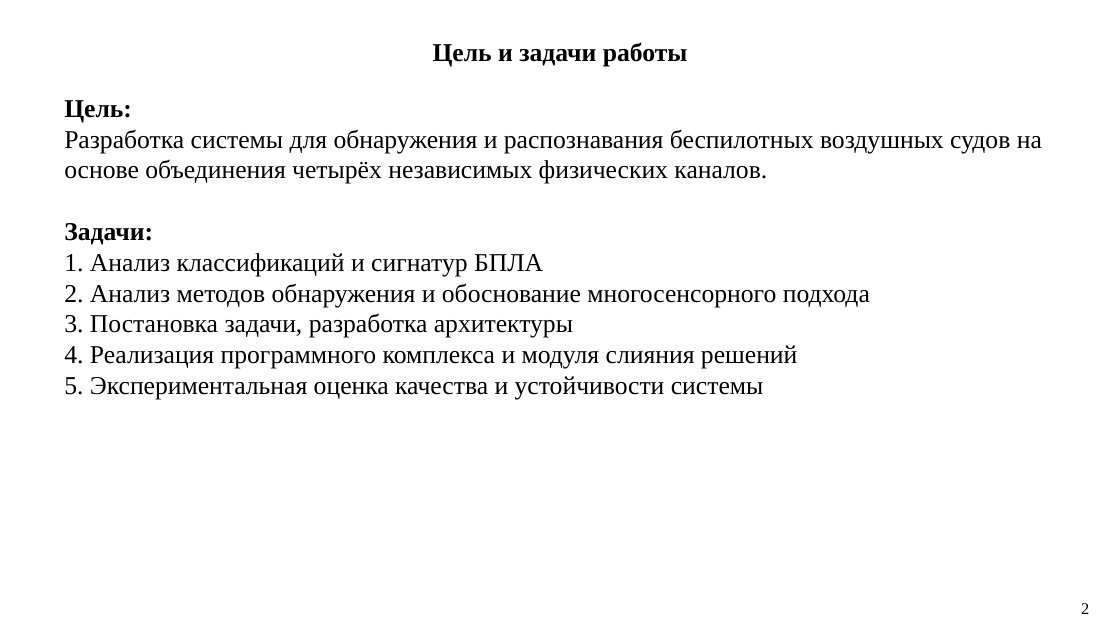
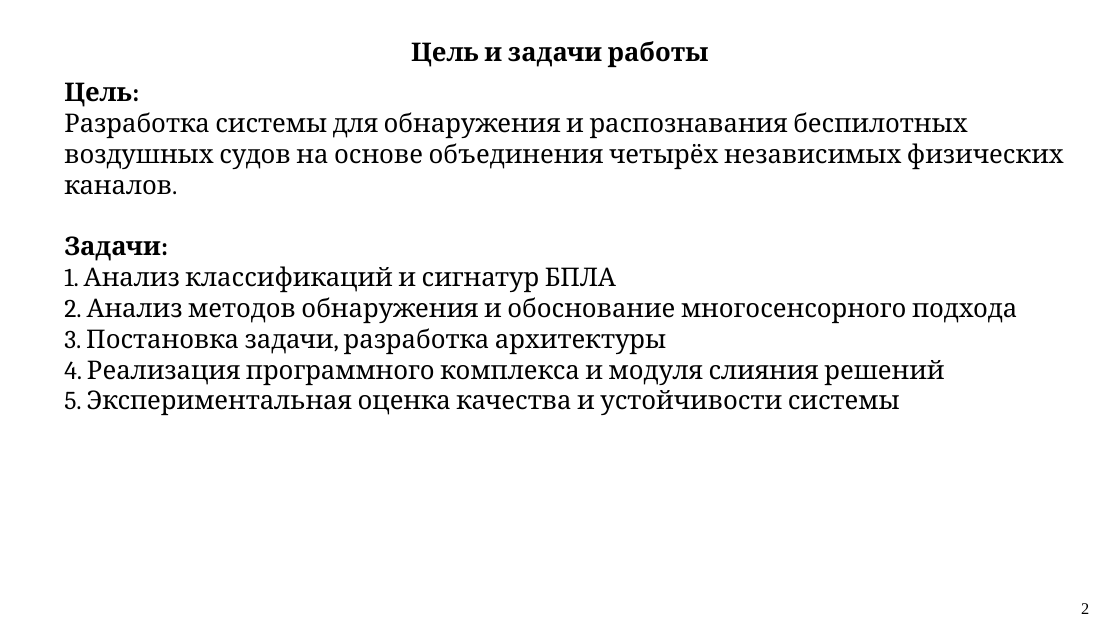
Before and after one commit to PatheticOTD/drone_detection, a slide deck: slide 2 of Drone_detection_VKR_v3.pptx. Drawn at 1120x630 pixels with LibreOffice and Linux fonts; fonts in the diff are those of the drawing. Boxes give left, top, right and bottom in pixels: in the first picture for what was removed or moved away, otherwise in the second. Text is boxed around its words. In the diff, an @@ line names an element or a change of style, - is before the commit and + after.

```diff
--- a/Drone_detection_VKR_v3.pptx
+++ b/Drone_detection_VKR_v3.pptx
@@ text "Цель и задачи работы" at (x1=411, y1=41, x2=709, y2=67): font Times New Roman to Cambria @@
@@ text "Цель:" at (x1=64, y1=112, x2=1064, y2=415): font Times New Roman to Cambria @@
```
Also in this commit, not shown: 12 other slides changed, 1 slide added, 1 other file.
